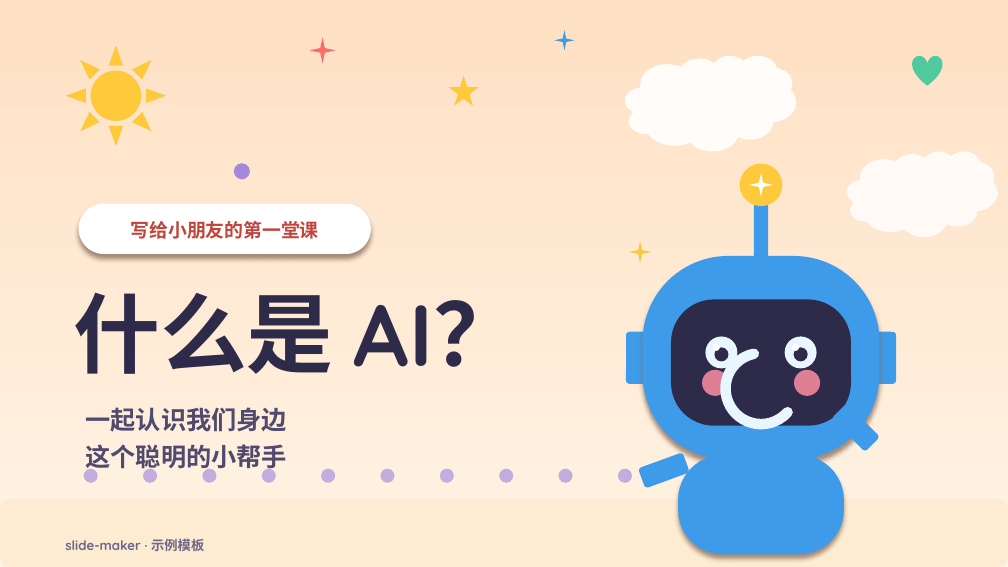
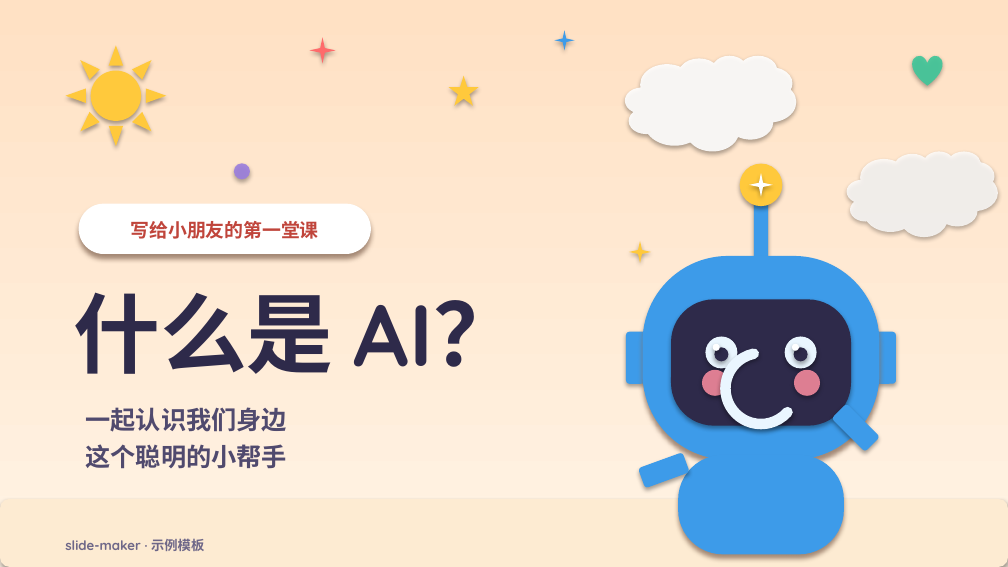
Before and after one commit to addsumtech/slides_maker-site, a slide deck: slide 1 of templates/decks/zh/kids-ai-explainer/template.pptx. Drawn at 1008x567 pixels with LibreOffice and Linux fonts; fonts in the diff are those of the drawing. Boxes give left, top, right and bottom in pixels: in the first picture for what was removed or moved away, otherwise in the second. Text is boxed around its words. In the diff, an @@ line names an element or a change of style, - is before the commit and + after.

```diff
--- a/templates/decks/zh/kids-ai-explainer/template.pptx
+++ b/templates/decks/zh/kids-ai-explainer/template.pptx
@@ shadow on; proportions changed in 11 elements at [66,45,166,146], [309,37,336,64], [449,76,479,106], [554,30,575,50], [754,190,768,260], [749,173,772,197], [626,332,647,384], [875,332,896,384], [638,452,690,488], [629,241,651,263], [831,404,880,452] @@
@@ ellipse removed at [84,469,98,483] @@
@@ ellipse removed at [143,469,157,483] @@
@@ ellipse removed at [203,469,217,483] @@
@@ ellipse removed at [262,469,276,483] @@
@@ ellipse removed at [322,469,336,483] @@
@@ ellipse removed at [380,469,394,483] @@
@@ ellipse removed at [439,469,454,483] @@
@@ ellipse removed at [499,469,513,483] @@
@@ ellipse removed at [558,469,573,483] @@
@@ ellipse removed at [618,469,632,483] @@
@@ shadow on in 19 elements at [0,0,1008,566], [625,55,796,151], [847,151,998,237], [912,55,942,86], [234,163,250,179], [740,163,782,206], [643,256,880,460], [671,299,852,425], [706,337,738,369], [715,348,729,362], [713,344,720,351], [784,337,816,369], [793,348,807,362], [792,344,799,351], [702,370,728,396], [794,370,821,396], [726,353,796,423], [0,499,1008,566], [678,455,844,554] @@
```
Also in this commit, not shown: 11 other slides changed, 27 other files.
